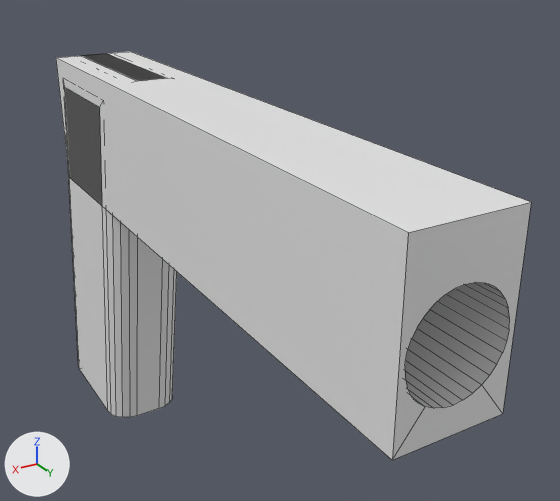
Before and after pictures for a commit that changed the Blender file Gun2.blend.
The view is the same before and after, from a 50 mm lens placed at (2.75, 9.16, 2.66), pointed at (-1.44, 2.18, -0.83). Arrows for +X, +Y and +Z are at lower left; the lights stay in place. Mesh edges are drawn as thin lines.

Before the edit, the objects in view are built like this:
```python
me_cube = bpy.data.meshes.new('Cube')
me_cube.from_pydata(...)  # a box spanning x -1.0..0.0, y -1.0..6.0, z -0.6..1.0
me_cube.materials.append(mat_material)  # white #e7e7e7
me_cube_001 = bpy.data.meshes.new('Cube.001')
me_cube_001.from_pydata(...)  # 48 vertices, 41 faces; spans x -1.0..0.0, y -1.94..1.0, z -4.0..1.0
me_cylinder_001 = bpy.data.meshes.new('Cylinder.001')
me_cylinder_001.from_pydata(...)  # a 32-sided cylinder along z spanning x -0.9..0.9, y -0.9..0.9, z -0.9..12.3
ob_cube = bpy.data.objects.new('Cube', me_cube)
ob_cube.location = (0.0, 0.0, 0.0)
_m = ob_cube.modifiers.new('Boolean', 'BOOLEAN')
_m.object = ob_cylinder_001
ob_cube_001 = bpy.data.objects.new('Cube.001', me_cube_001)
ob_cube_001.location = (0.0, 0.0, 0.0)
ob_cylinder_001 = bpy.data.objects.new('Cylinder.001', me_cylinder_001)
ob_cylinder_001.location = (-0.5, 5.6, 0.1)
ob_cylinder_001.rotation_euler = (1.571, 0.0, 0.0)  # degrees (90, 0, 0)
ob_cylinder_001.scale = (0.5, 0.5, 0.5)
ob_cylinder_001.hide_set(True)
```
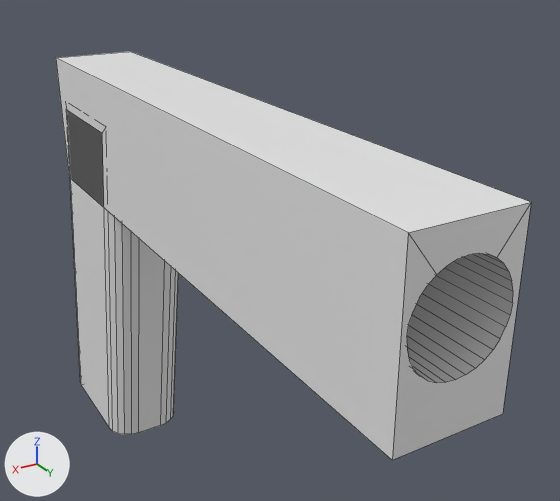
Commit message: make easy changes

ob_cylinder_001 is not drawn itself; it is used by a modifier of ob_cube.

What the commit changed:
Object 'Cube.001' (ob_cube_001) moves from (0.0, 0.0, 0.0) to (0.0, 0.0, -0.3).
Object 'Cylinder.001' (ob_cylinder_001) moves from (-0.5, 5.6, 0.1) to (-0.5, 5.6, 0.3).

Pixel boxes (x1, y1, x2, y2) of what changed, in the pictures (560 x 501 px):
'Cube', reshaped: (56, 51, 531, 460) in both
'Cube.001', moved: before (65, 53, 177, 417); after (68, 111, 179, 435)
